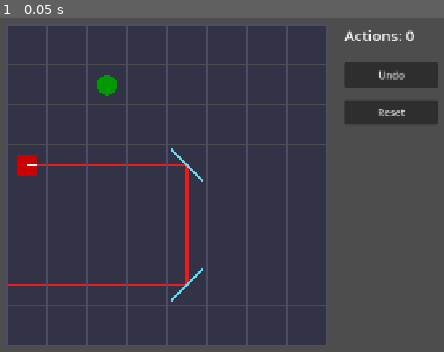
Above: before the commit, frame 1.
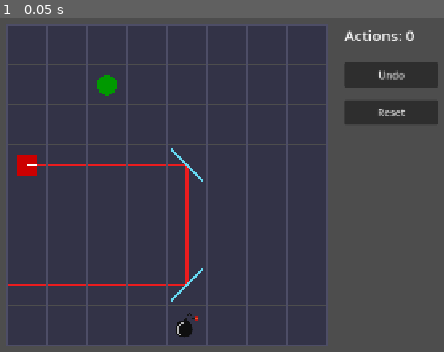
Above: after the commit, the same moment.

Repository: Tortiz-CSUF/laser-mirror-puzzle
Game: Godot game, scene res://Scenes/game_board.tscn
Same seed, same stepped clock (60 frames per second), same inputs: the game is played once before the commit and once after it.
Inputs:
- Up to frame 1 (0.05 s): no input

The runs differ from the first frame. In frame 1, 0.2% of the frame differs, in the area x 39-45%, y 88-96%.

Commit message:
bombs and goals

Diff:
--- a/Scripts/game_board.gd
+++ b/Scripts/game_board.gd
@@ -121,6 +121,9 @@
 	# Goal at (2,1)
 	grid[2][1]["type"] = GameData.PieceType.GOAL
 	grid[2][1]["color_index"] = 0
+
+	# Bomb at (4,7)
+	grid[4][7]["type"] = GameData.PieceType.BOMB
 
 
 func _draw_tiles():
